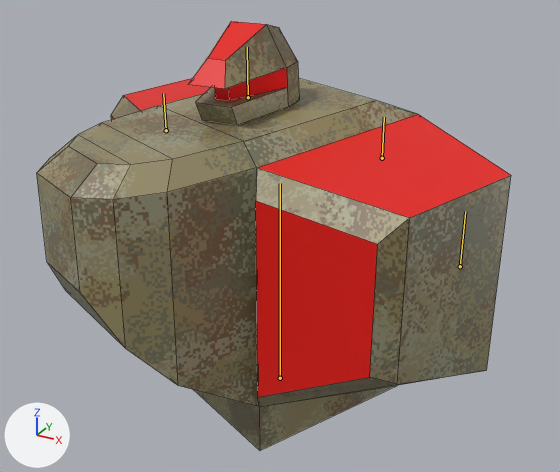
An edit to the Blender file resources/mechparts/body/mech_body09.blend, drawn before and after from the same camera.
The view is the same before and after, from a camera (50 mm lens) standing at (0.764, -1.39, 1.071) and looking at (0.032, -0.059, 0.406). Lighting does not change. The marker at lower left points along +X, +Y and +Z. Both versions are drawn at frame 15 of the action 'melee_right'; the numbers are the values there. The bones that bend it are drawn over the model as lines. Mesh edges are drawn as thin lines.

In view in the first picture: 'body'.
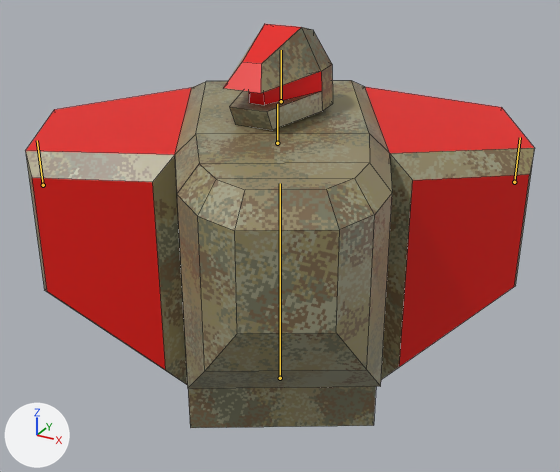
Where the change shows, as pixel boxes (x1, y1, x2, y2) in the pictures (560 x 472 px):
'body', posed (7% wider): before (37, 21, 511, 450); after (25, 24, 534, 428)
bone 'head', root to tip: before (248, 97) to (247, 47); after (281, 101) to (281, 50)

The edits, one by one:
Bone 'body' (bone_body) turns from (0, -25, 0) to (0, 30, 0) degrees about its own x, y and z.
Bone 'head' (bone_head) turns from (0, 25, 0) to (0, -30, 0) degrees about its own x, y and z.
